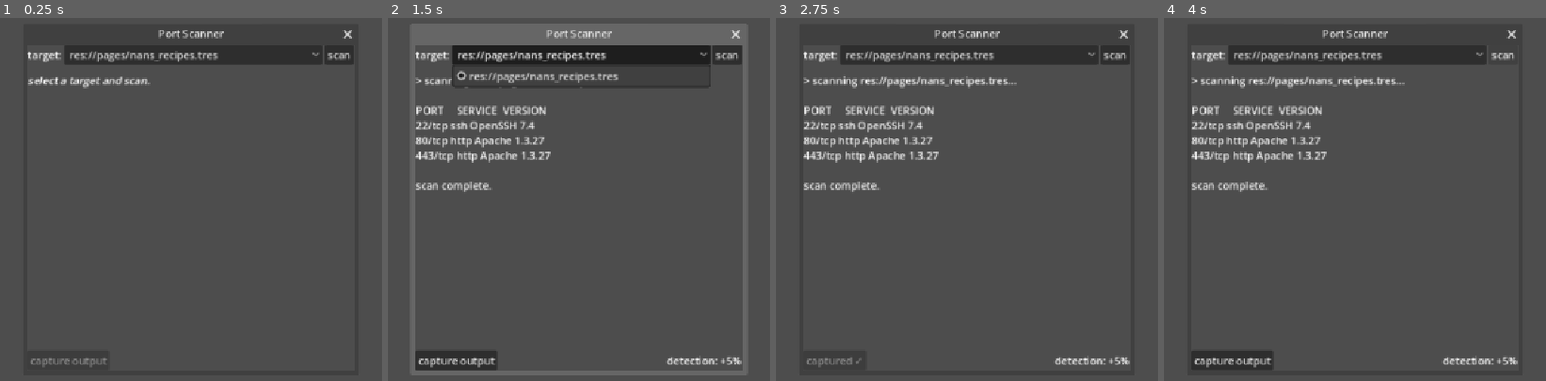
Above: before the commit, frames 1-4 (left to right).
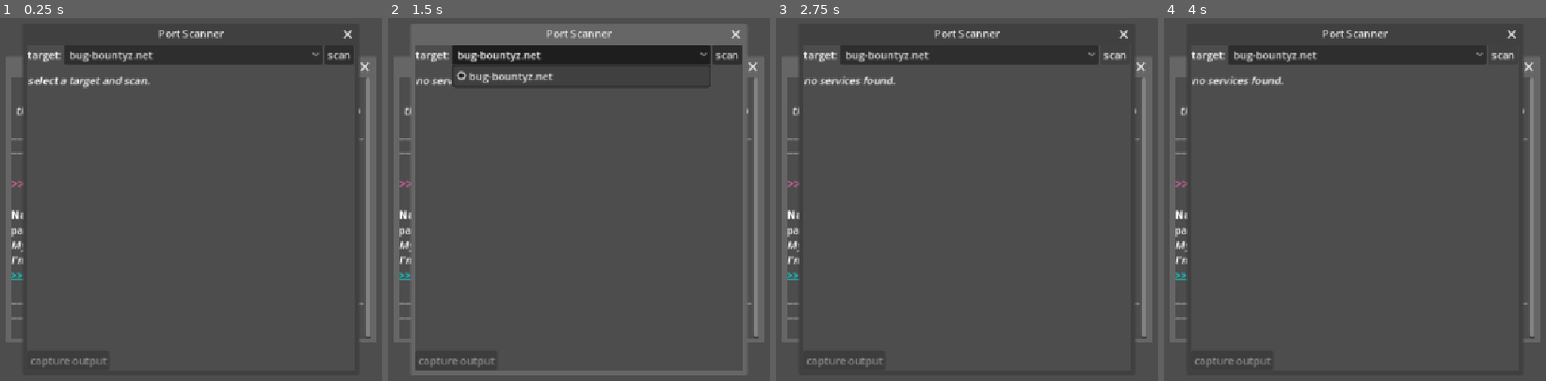
Above: after the commit, the same moments.

Repository: samiser/bug-bountyz
Game: Godot game, scene res://main.tscn
The game is run twice, just before and just after one commit, with the same random seed, the same clock (stepped at 60 frames per second) and the same inputs.
Inputs:
- Up to frame 1 (0.25 s): no input
- Up to frame 2 (1.5 s): click "scan" at 0.5 s; click "res://pages/nans_recipes.tres" (after the commit: "bug-bountyz.net") at 1.25 s
- Up to frame 3 (2.75 s): click "capture output" (after the commit: "scan") at 2 s
- Up to frame 4 (4 s): click "res://pages/nans_recipes.tres" (after the commit: "bug-bountyz.net") at 2.75 s; click "scan" at 3.5 s

The runs differ from the first frame. In frame 1, 4.5% of the frame differs, in the area x 1-99%, y 9-90%; in frame 2, 7.9%; in frame 3, 7.8%; in frame 4, 7.9%, in the area x 1-99%, y 9-97%.

Commit message:
browser/link changes
- bounty platform page (Bounty + PlatformPage resources, dynamic bbcode)
- implemented a url resolver
- added a site resource for site data (not page-specific data)

Diff:
--- a/browser.tscn
+++ b/browser.tscn
@@ -1,7 +1,7 @@
 [gd_scene format=3 uid="uid://d2adpvcxffyp4"]
 
 [ext_resource type="Script" path="res://scripts/browser.gd" id="1_ael0e"]
-[ext_resource type="Resource" uid="uid://babrl7eo7oadj" path="res://pages/nans_recipes.tres" id="2_f62n4"]
+[ext_resource type="Resource" uid="uid://ckfkf46o1mdke" path="res://resources/sites/bug-bountyz.net/index.tres" id="2_f62n4"]
 
 [node name="Browser" type="RichTextLabel" unique_id=2076547727]
 anchors_preset = 15
--- a/main.tscn
+++ b/main.tscn
@@ -16,9 +16,10 @@
 oversampling_override = 1.0
 title = "Browser"
 initial_position = 1
-size = Vector2i(500, 500)
+size = Vector2i(552, 400)
+unresizable = true
 
-[node name="Browser" parent="Window" unique_id=2076547727 instance=ExtResource("1_ig7tw") node_paths=PackedStringArray("history_label")]
+[node name="Browser" parent="Window" unique_id=2076547727 node_paths=PackedStringArray("history_label") instance=ExtResource("1_ig7tw")]
 history_label = NodePath("../../Window2/HistoryLabel")
 
 [node name="Window2" type="Window" parent="." unique_id=1974966797]
@@ -26,6 +27,7 @@
 title = "History"
 initial_position = 1
 size = Vector2i(200, 500)
+visible = false
 
 [node name="HistoryLabel" type="RichTextLabel" parent="Window2" unique_id=1520862511]
 anchors_preset = 15
--- a/project.godot
+++ b/project.godot
@@ -19,6 +19,7 @@
 
 Engagement="*uid://cwxr1n1pw1shg"
 Sound="*res://scripts/sound.gd"
+Url="*res://scripts/url.gd"
 
 [display]
 
--- /dev/null
+++ b/resources/bounties/nan_bounty.tres
@@ -0,0 +1,12 @@
+[gd_resource type="Resource" script_class="Bounty" format=3 uid="uid://maoy6qisc4yb"]
+
+[ext_resource type="Script" uid="uid://c72mw4r1vwo1x" path="res://scripts/bounty.gd" id="1_bnty"]
+[ext_resource type="Resource" uid="uid://babrl7eo7oadj" path="res://resources/sites/nansrecipes.com/index.tres" id="2_nans"]
+
+[resource]
+script = ExtResource("1_bnty")
+program_name = "Nan's Recipes"
+target_page = ExtResource("2_nans")
+payout_min = 100
+payout_max = 500
+scope = "My grandson made me this website and i have no idea how it works.. I'm worried there might be some issues with it!"
--- /dev/null
+++ b/resources/sites/bug-bountyz.net/index.tres
@@ -0,0 +1,10 @@
+[gd_resource type="Resource" script_class="PlatformPage" format=3 uid="uid://ckfkf46o1mdke"]
+
+[ext_resource type="Script" uid="uid://c72mw4r1vwo1x" path="res://scripts/bounty.gd" id="1_dsk1c"]
+[ext_resource type="Script" uid="uid://po6qa3yf7wti" path="res://scripts/platform_page.gd" id="1_pp"]
+[ext_resource type="Resource" uid="uid://maoy6qisc4yb" path="res://resources/bounties/nan_bounty.tres" id="2_e3lvg"]
+
+[resource]
+script = ExtResource("1_pp")
+bounties = Array[ExtResource("1_dsk1c")]([ExtResource("2_e3lvg")])
+metadata/_custom_type_search = "Resource"
--- a/pages/chungus_page.tres
+++ b/resources/sites/nansrecipes.com/chungus_page.tres
@@ -7,5 +7,5 @@
 path = "chungus.html"
 content = "this is the chungus page
 
-go back to nans shit [url]res://pages/nans_recipes.tres[/url]"
+go back to nans shit [url]nansrecipes.com[/url]"
 metadata/_custom_type_script = "uid://ckg4qnkq81pmh"
--- a/pages/nans_recipes.tres
+++ b/resources/sites/nansrecipes.com/index.tres
@@ -5,7 +5,7 @@
 [resource]
 script = ExtResource("1_3ub3e")
 path = "index.html"
-content = "nans shit [url]res://pages/chungus_page.tres[/url]
+content = "nans shit [url]nansrecipes.com/chungus_page[/url]
 
 [url]fat chud[/url]"
 fingerprints = Array[String](["22/tcp ssh OpenSSH 7.4", "80/tcp http Apache 1.3.27", "443/tcp http Apache 1.3.27"])
--- /dev/null
+++ b/resources/sites/nansrecipes.com/site.tres
@@ -0,0 +1,9 @@
+[gd_resource type="Resource" script_class="Site" format=3 uid="uid://bgepechl8qeq4"]
+
+[ext_resource type="Script" uid="uid://cxbe6dwl3fs0w" path="res://scripts/site.gd" id="1_t3uso"]
+
+[resource]
+script = ExtResource("1_t3uso")
+domain = "nansrecipes.com"
+fingerprints = Array[String](["22/tcp ssh OpenSSH 7.4", "80/tcp http Apache 1.3.27", "443/tcp http Apache 1.3.27"])
+metadata/_custom_type_script = "uid://cxbe6dwl3fs0w"
--- /dev/null
+++ b/scripts/bounty.gd
@@ -0,0 +1,9 @@
+class_name Bounty
+extends Resource
+
+@export var program_name : String
+@export var target_page : Page
+@export var payout_min : int
+@export var payout_max : int
+@export_range(1, 5) var difficulty : int = 1
+@export_multiline var scope : String
--- a/scripts/browser.gd
+++ b/scripts/browser.gd
@@ -18,34 +18,37 @@
 		Sound.play_error()
 		return
 
-	var last_page_path : String = history.get(history.size() - 2)
-	var last_page : Page = load(last_page_path)
+	var last_url : String = history[history.size() - 2]
+	var last_page : Page = load(Url.resolve(last_url))
 	history.remove_at(history.size() - 1)
 	_load_page(last_page, false)
 	Sound.play_click()
 
 func _load_page(page : Page, add_history : bool = true) -> void:
-	print("Loaded page: " + page.resource_path)
+	var url := Url.to_url(page)
+	print("Loaded page: " + url)
 
-	Engagement.discover_page(page.resource_path)
+	Engagement.discover_page(url)
+	Engagement.discover_site(Url.site_of(url))
 
-	if add_history: history.append(page.resource_path)
+	if add_history: history.append(url)
 	_display_history()
 
 	text = ""
-	append_text(page.content)
+	append_text(page.get_content())
 
 func _display_history() -> void:
 	history_label.text = ""
-	print("history size:" + str(history.size()))
 	for url in history:
 		history_label.append_text(url + "\n")
 
 func _on_meta_clicked(meta: String) -> void:
-	if meta.begins_with("res://pages/"):
-		var new_page : Page = load(meta)
-		_load_page(new_page)
-		Sound.play_click()
-	else:
-		print("WTF IS THIS: " + meta)
+	var current_site := Url.site_of(history[history.size() - 1]) if not history.is_empty() else ""
+	var resolved := Url.resolve(meta, current_site)
+	var new_page : Page = load(resolved)
+	if new_page == null:
+		print("broken link: %s" % meta)
 		Sound.play_error()
+		return
+	_load_page(new_page)
+	Sound.play_click()
--- a/scripts/engagement.gd
+++ b/scripts/engagement.gd
@@ -3,10 +3,12 @@
 var captures : Array[Dictionary] = []
 var detection : int = 0
 var discovered_pages : Array[String] = []
+var discovered_sites : Array[String] = []
 
 signal detection_changed(new_value: int)
 signal capture_added(capture: Dictionary)
-signal page_discovered(page_path: String)
+signal page_discovered(url: String)
+signal site_discovered(domain: String)
 
 func add_detection(amount: int) -> void:
 	detection += amount
@@ -23,7 +25,14 @@
 	capture_added.emit(capture)
 	print("captured: " + source_tool + " " + str(tags))
 
-func discover_page(page_path: String) -> void:
-	if not discovered_pages.has(page_path):
-		discovered_pages.append(page_path)
-		page_discovered.emit(page_path)
+func discover_page(url: String) -> void:
+	if not discovered_pages.has(url):
+		discovered_pages.append(url)
+		page_discovered.emit(url)
+
+func discover_site(domain: String) -> void:
+	if domain.is_empty():
+		return
+	if not discovered_sites.has(domain):
+		discovered_sites.append(domain)
+		site_discovered.emit(domain)
--- a/scripts/page.gd
+++ b/scripts/page.gd
@@ -3,4 +3,6 @@
 
 @export var path: String
 @export_multiline var content: String
-@export var fingerprints: Array[String]
+
+func get_content() -> String:
+	return content
--- /dev/null
+++ b/scripts/platform_page.gd
@@ -0,0 +1,38 @@
+class_name PlatformPage
+extends Page
+
+@export var bounties : Array[Bounty]
+
+const PAGE_TEMPLATE := """[center][rainbow][font_size=28]★ b u g - b o u n t y z ★[/font_size][/rainbow][/center]
+[center][i]the premier vulnerability disclosure platform on the world wide web[/i][/center]
+
+[color=gray]─────────────────────────────────────────────────────────────────────[/color]
+
+[color=hotpink][font_size=18]>> open programs[/font_size][/color]
+
+%s
+
+[color=gray]─────────────────────────────────────────────────────────────────────[/color]
+[center][color=gray][i]last updated 11/14/2001 · best viewed in netscape navigator 4[/i][/color][/center]"""
+
+const ENTRY_TEMPLATE := """[b]%s[/b]
+payout: $%d–$%d - difficulty: %s
+[i]%s[/i]
+[url=%s][color=cyan]>>> go to engagement <<<[/color][/url]"""
+
+func get_content() -> String:
+	if bounties.is_empty():
+		return PAGE_TEMPLATE % "[i]no programs available.[/i]"
+
+	var entries : Array[String] = []
+	for b in bounties:
+		var stars := "★".repeat(b.difficulty) + "☆".repeat(5 - b.difficulty)
+		entries.append(ENTRY_TEMPLATE % [
+			b.program_name,
+			b.payout_min,
+			b.payout_max,
+			stars,
+			b.scope,
+			Url.to_url(b.target_page),
+		])
+	return PAGE_TEMPLATE % "\n\n".join(entries)
--- a/scripts/port_scanner.gd
+++ b/scripts/port_scanner.gd
@@ -10,7 +10,7 @@
 var _last_output_tags : Array[String] = []
 
 func _ready() -> void:
-	Engagement.page_discovered.connect(_on_page_discovered)
+	Engagement.site_discovered.connect(_on_site_discovered)
 	scan_button.pressed.connect(_on_scan_pressed)
 	capture_button.pressed.connect(_on_capture_pressed)
 	capture_button.disabled = true
@@ -21,11 +21,11 @@
 
 func _refresh_targets() -> void:
 	target_dropdown.clear()
-	for page_path in Engagement.discovered_pages:
-		target_dropdown.add_item(page_path)
+	for domain in Engagement.discovered_sites:
+		target_dropdown.add_item(domain)
 
-func _on_page_discovered(_page_path: String) -> void:
-		_refresh_targets()
+func _on_site_discovered(_domain: String) -> void:
+	_refresh_targets()
 
 func _on_scan_pressed() -> void:
 	var idx := target_dropdown.selected
@@ -33,18 +33,19 @@
 		Sound.play_error()
 		return
 
-	var page_path := target_dropdown.get_item_text(idx)
-	var page : Page = load(page_path)
-	print("scanning %s" % page_path)
+	var domain := target_dropdown.get_item_text(idx)
+	var site_path := Url.site_resource_path(domain)
+	var site : Site = load(site_path) if ResourceLoader.exists(site_path) else null
+	print("scanning %s" % domain)
 
-	if page == null or page.fingerprints.is_empty():
+	if site == null or site.fingerprints.is_empty():
 		output_label.text = "[i]no services found.[/i]"
 		Sound.play_error()
 		return
 
-	var output := _format_scan(page_path, page.fingerprints)
+	var output := _format_scan(domain, site.fingerprints)
 	_last_output = output
-	_last_output_tags = ["port-scan", "fingerprint", page_path]
+	_last_output_tags = ["port-scan", "fingerprint", domain]
 
 	output_label.text = output
 	detection_label.text = "detection: +5%"
--- /dev/null
+++ b/scripts/site.gd
@@ -0,0 +1,5 @@
+class_name Site
+extends Resource
+
+@export var domain : String
+@export var fingerprints : Array[String]
--- /dev/null
+++ b/scripts/url.gd
@@ -0,0 +1,46 @@
+extends Node
+
+const SITES_ROOT := "res://resources/sites/"
+
+# "/x.html" → current_site/x.tres · "d.com/x.html" → d.com/x.tres · "d.com" → d.com/index.tres
+func resolve(url: String, current_site: String = "") -> String:
+	var domain : String
+	var path : String
+
+	if url.begins_with("/"):
+		domain = current_site
+		path = url.substr(1)
+	else:
+		var slash := url.find("/")
+		if slash == -1:
+			domain = url
+			path = ""
+		else:
+			domain = url.substr(0, slash)
+			path = url.substr(slash + 1)
+
+	if path.is_empty():
+		path = "index.tres"
+	elif path.ends_with(".html"):
+		path = path.trim_suffix(".html") + ".tres"
+	elif not path.ends_with(".tres"):
+		path += ".tres"
+
+	return SITES_ROOT + domain + "/" + path
+
+func to_url(page: Page) -> String:
+	if page == null:
+		return ""
+	var p := page.resource_path
+	if not p.begins_with(SITES_ROOT):
+		return ""
+	return p.substr(SITES_ROOT.length()).trim_suffix(".tres") + ".html"
+
+func site_of(url: String) -> String:
+	if url.is_empty():
+		return ""
+	var slash := url.find("/")
+	return url.substr(0, slash) if slash != -1 else url
+
+func site_resource_path(domain: String) -> String:
+	return SITES_ROOT + domain + "/site.tres"
Not shown, added: scripts/bounty.gd.uid
Not shown, added: scripts/platform_page.gd.uid
Not shown, added: scripts/site.gd.uid
Not shown, added: scripts/url.gd.uid
